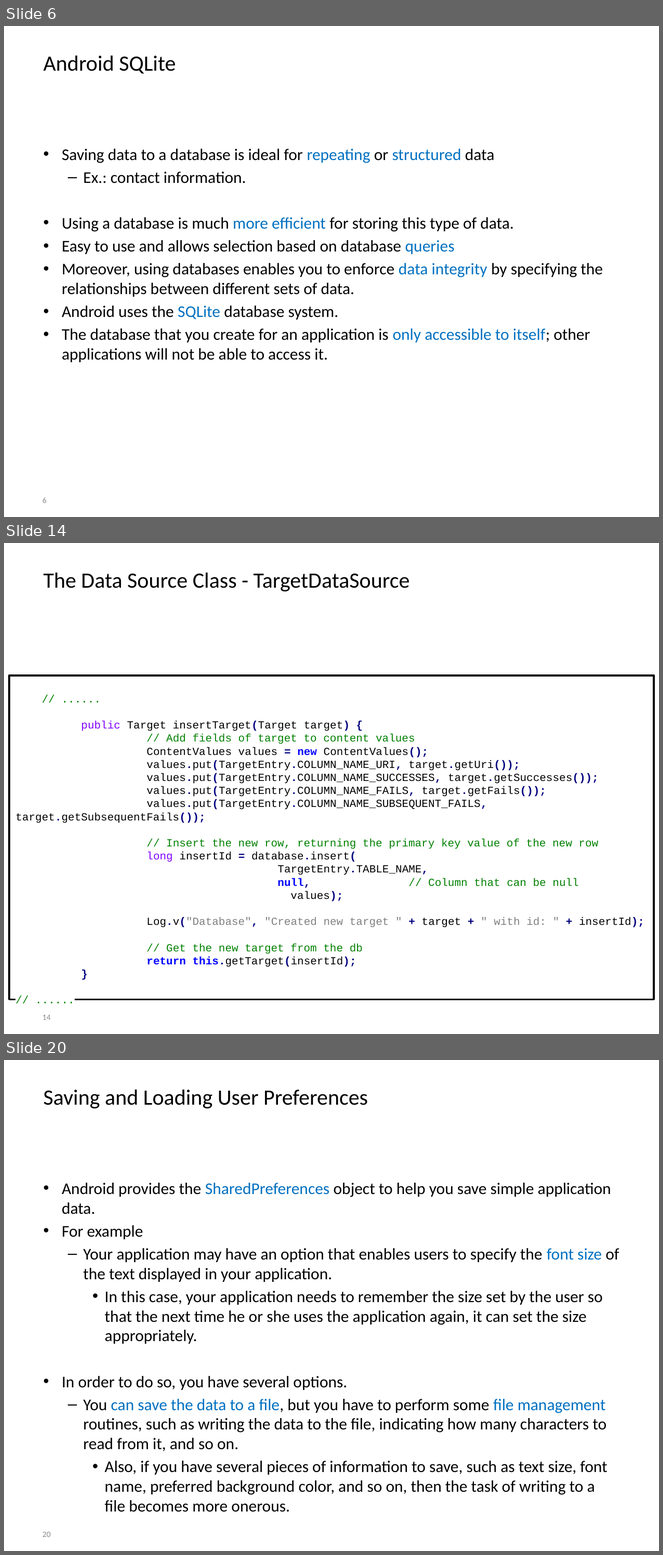
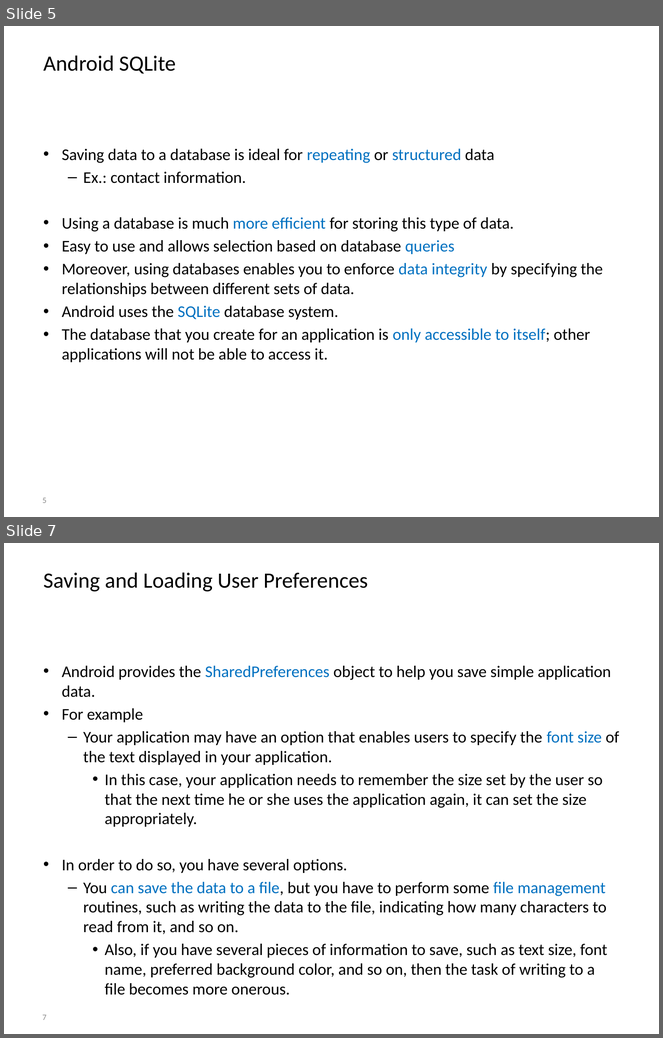
Before and after one commit to BioBoost/android_development_course, a slide deck: slides/chapter6_data_persistence.pptx. Shown one above the other, each under a label of ours: slides 6, 14 and 20 before the commit, slides 5 and 7 after it; the slides between them are not shown. The pictures are 663x1555 and 663x1038 pixels, drawn with LibreOffice and Linux fonts; fonts in the diff are those of the drawing; background and template pictures are left out. Boxes give left, top, right and bottom in pixels: in the first picture for what was removed or moved away, otherwise in the second. Text is boxed around its words. In the diff, an @@ line names an element or a change of style, - is before the commit and + after.

```diff
--- a/slides/chapter6_data_persistence.pptx
+++ b/slides/chapter6_data_persistence.pptx
@@ slide 14 removed at [4,543,659,1034], background picture (left out) @@
@@ title removed at [44,572,410,592] @@
-The Data Source Class - TargetDataSource
@@ rectangle removed at [9,676,654,1000] @@
-// ......
-public Target insertTarget(Target target) {
-// Add fields of target to content values
-ContentValues values = new ContentValues();
-values.put(TargetEntry.COLUMN_NAME_URI, target.getUri());
-values.put(TargetEntry.COLUMN_NAME_SUCCESSES, target.getSuccesses());
-values.put(TargetEntry.COLUMN_NAME_FAILS, target.getFails());
-values.put(TargetEntry.COLUMN_NAME_SUBSEQUENT_FAILS, target.getSubsequentFails());
-// Insert the new row, returning the primary key value of the new row
-long insertId = database.insert(
-TargetEntry.TABLE_NAME,
-null, // Column that can be null
-values);
-Log.v("Database", "Created new target " + target + " with id: " + insertId);
-// Get the new target from the db
-return this.getTarget(insertId);
-}
-// ......
@@ page number removed at [42,1015,51,1020] @@
-14
@@ what was slide 6 is now slide 5 @@
@@ page number at [42,498,47,503]: text changed @@
-6
+5
@@ what was slide 20 is now slide 7 @@
@@ page number at [42,1015,47,1020]: text changed @@
-20
+7
```
Also in this commit, not shown: 3 slides changed, 9 slides added, 19 other slides removed, 42 other files.
